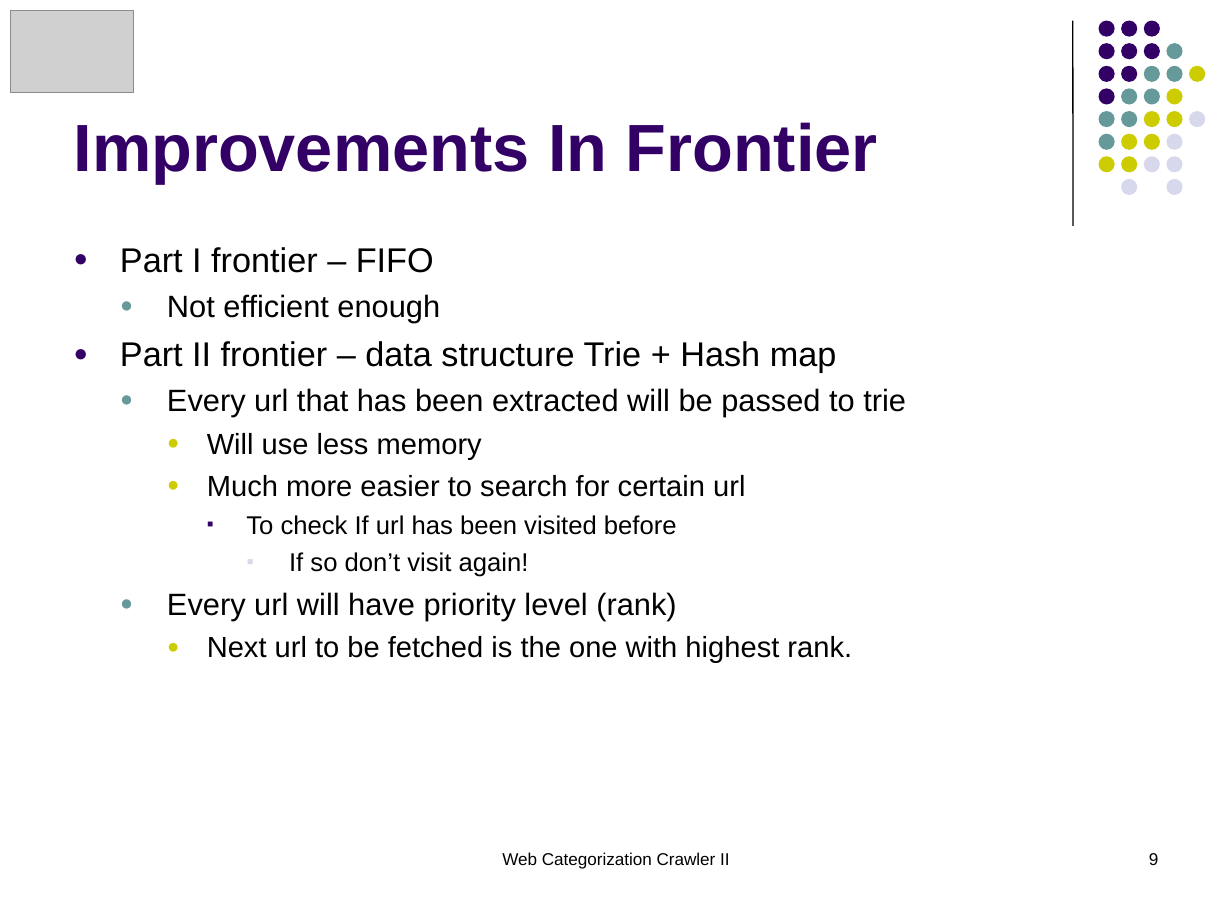
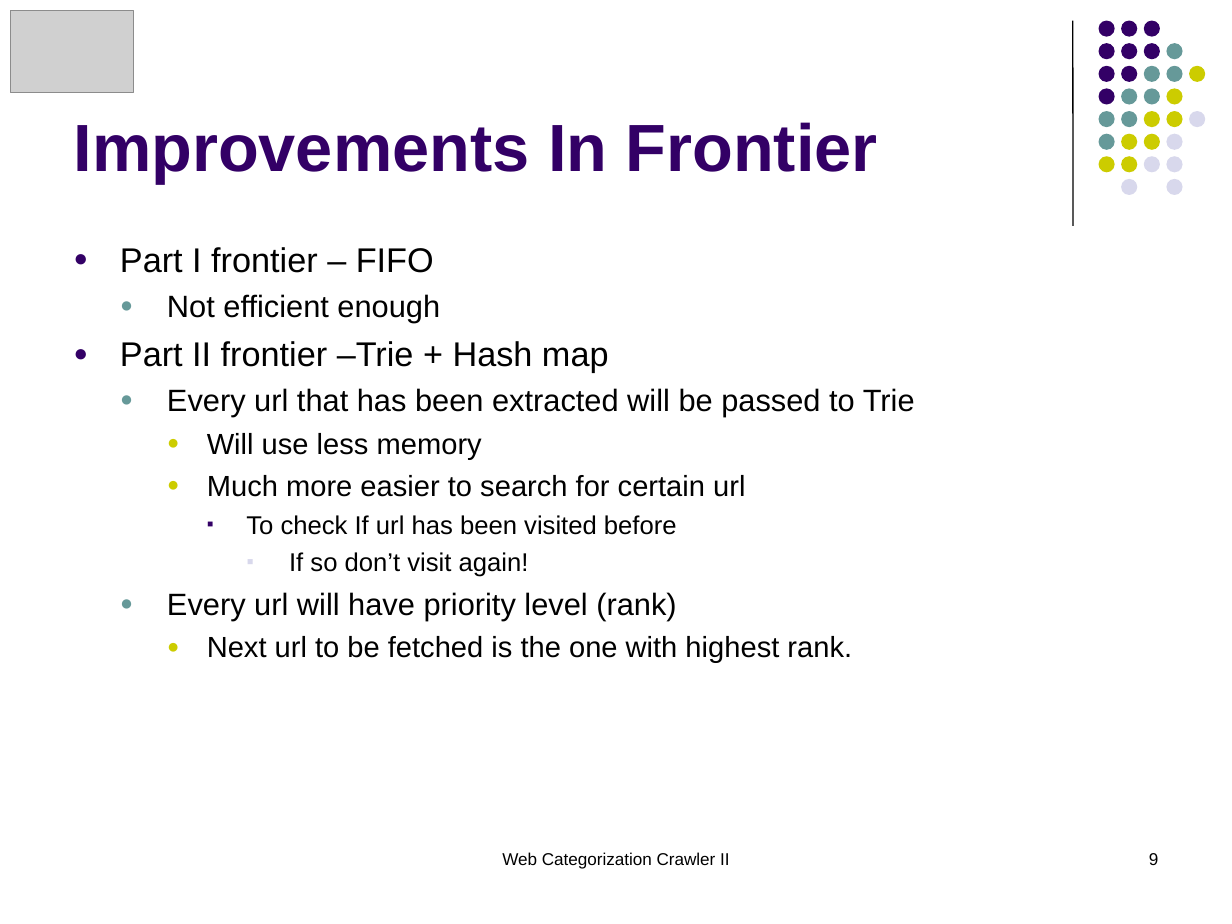
Before and after one commit to tru3d3v/iwebcrawler, a slide deck: slide 9 of Docs/Documentation/Presentations/Crawler.Design.Mid.II.ppt. Drawn at 1232x924 pixels with LibreOffice and Linux fonts; fonts in the diff are those of the drawing; grey boxes stand for pictures. Boxes give left, top, right and bottom in pixels: in the first picture for what was removed or moved away, otherwise in the second. Text is boxed around its words. In the diff, an @@ line names an element or a change of style, - is before the commit and + after.

```diff
--- a/Docs/Documentation/Presentations/Crawler.Design.Mid.II.ppt
+++ b/Docs/Documentation/Presentations/Crawler.Design.Mid.II.ppt
@@ text at (x1=120, y1=341, x2=915, y2=417): text changed @@
-● Part II frontier – data structure Trie + Hash map
-  ● Every url that has been extracted will be passed to trie
+● Part II frontier –Trie + Hash map
+  ● Every url that has been extracted will be passed to Trie
```
Also in this commit, not shown: 5 other slides changed.
